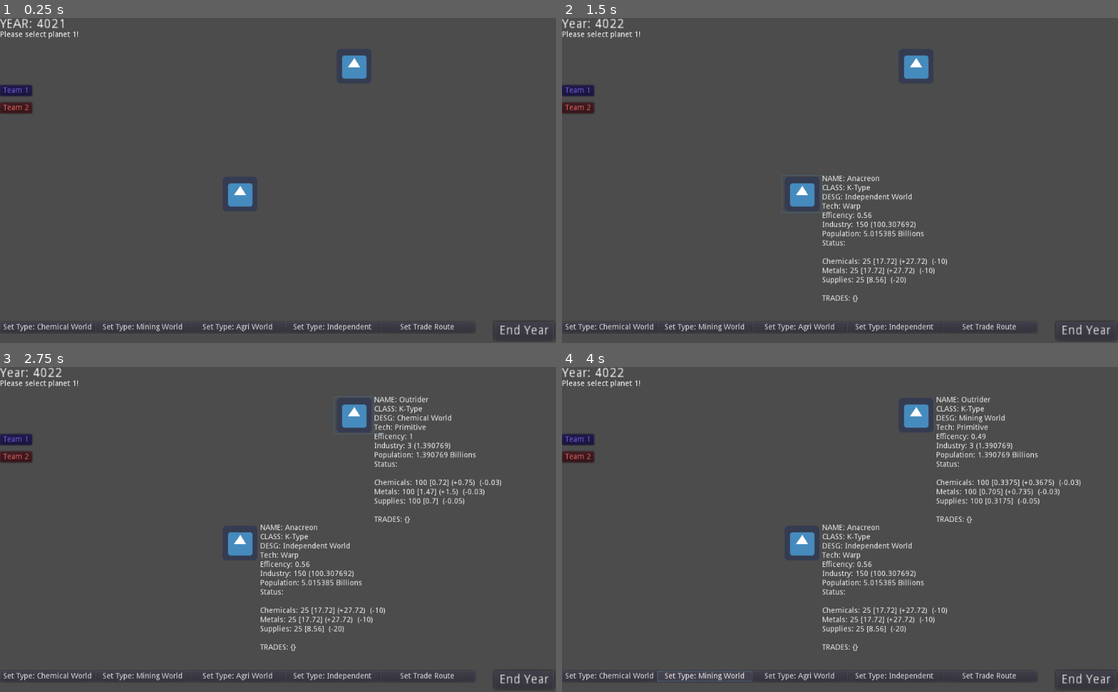
Above: before the commit, frames 1-4 (two rows, left to right).
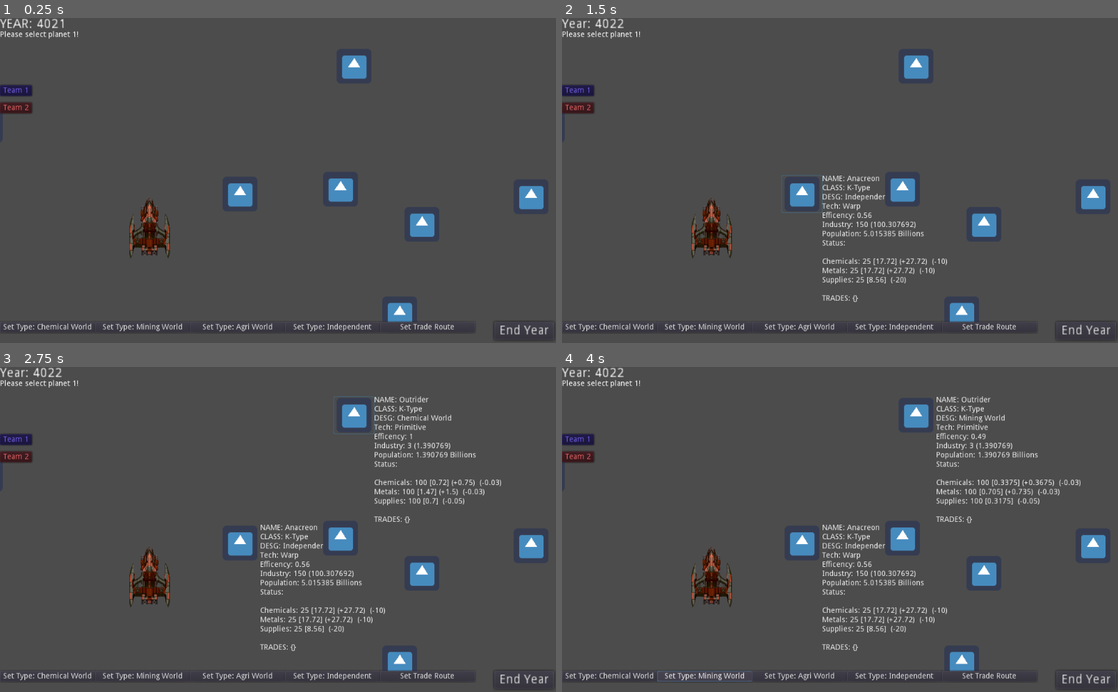
Above: after the commit, the same moments.

Repository: Nore5515/Anacreon4022
Game: Godot game, scene res://Main.tscn
The game is run twice, just before and just after one commit, with the same random seed, the same clock (stepped at 60 frames per second) and the same inputs. The engine's default icon, where the game draws it, is replaced by a stand-in: a white triangle on a blue panel in a dark square.
Inputs:
- Up to frame 1 (0.25 s): no input
- Up to frame 2 (1.5 s): click "End Year" at 0.5 s; click "NAME: Anacreon CLASS: K-Type …" at 1.25 s
- Up to frame 3 (2.75 s): click "NAME: Outrider CLASS: K-Type …" at 2 s
- Up to frame 4 (4 s): click "Set Type: Chemical World" at 2.75 s; click "Set Type: Mining World" at 3.5 s

The runs differ from the first frame. In frame 1, 1.9% of the frame differs, in the area x 23-98%, y 49-94%; in frame 2, 1.9%; in frame 3, 1.9%; in frame 4, 1.9%.

Commit message:
added little trade ships

Diff:
--- a/EndYear.gd
+++ b/EndYear.gd
@@ -8,6 +8,8 @@
 		planet.endYear()
 	year += 1
 	get_parent().get_node("Label").text = "Year: " + String(year)
+	get_parent().get_parent().get_node("TradeArtManager").clearAllShips()
+	get_parent().get_parent().get_node("TradeArtManager").addShips()
 
 
 func adjustPlanetGrowth(planet):
--- a/Main.tscn
+++ b/Main.tscn
@@ -11,6 +11,8 @@
 [ext_resource path="res://Planet.tscn" type="PackedScene" id=9]
 [ext_resource path="res://Imports/icon.png" type="Texture" id=10]
 [ext_resource path="res://TeamButton.gd" type="Script" id=11]
+[ext_resource path="res://Imports/ship.png" type="Texture" id=12]
+[ext_resource path="res://TradeArtManager.gd" type="Script" id=13]
 
 [node name="Main" type="Node2D"]
 script = ExtResource( 6 )
@@ -18,7 +20,11 @@
 "_edit_horizontal_guides_": [ -17.8393 ]
 }
 
+[node name="TradeArtManager" type="Node2D" parent="."]
+script = ExtResource( 13 )
+
 [node name="Line2D" type="Line2D" parent="."]
+default_color = Color( 0.4, 0.501961, 1, 0.415686 )
 
 [node name="Planet" parent="." instance=ExtResource( 9 )]
 worldName = "Anacreon"
@@ -78,7 +84,7 @@
 
 [node name="PlanetGenerator" type="Node2D" parent="."]
 script = ExtResource( 8 )
-planetCount = 3
+planetCount = 10
 radius = 1000.0
 
 [node name="CanvasLayer" type="CanvasLayer" parent="."]
@@ -320,6 +326,11 @@
 __meta__ = {
 "_edit_use_anchors_": false
 }
+
+[node name="ship" type="Sprite" parent="."]
+position = Vector2( 274.205, 387.79 )
+scale = Vector2( 0.434346, 0.434346 )
+texture = ExtResource( 12 )
 [connection signal="pressed" from="Planet2" to="Planet2" method="_on_Planet_pressed"]
 [connection signal="pressed" from="CanvasLayer/EndYear" to="CanvasLayer/EndYear" method="_on_EndYear_pressed"]
 [connection signal="pressed" from="CanvasLayer/SetChem" to="CanvasLayer/Hub" method="_on_SetChem_pressed"]
--- /dev/null
+++ b/TradeArtManager.gd
@@ -0,0 +1,26 @@
+extends Node2D
+
+
+var allTrades = {
+
+}
+
+func addTrade (from, to):
+	allTrades[from] = to
+
+func removeTrade (from, to):
+	allTrades.keys().erase(from)
+
+func clearAllShips():
+	for child in get_children():
+		call_deferred("queue_free", child)
+
+func addShips():
+	for key in allTrades.keys():
+		var sprite = Sprite.new()
+		sprite.texture = load("res://Imports/ship.png")
+		add_child(sprite)
+		sprite.scale = Vector2(0.1, 0.1)
+		sprite.position = (key + allTrades[key]) * 0.5
+		sprite.look_at(allTrades[key])
+		sprite.rotate(PI*0.5)
--- a/TradePanel.gd
+++ b/TradePanel.gd
@@ -31,15 +31,21 @@
 func _on_Done_pressed():
 
 	var line = false
+	var exporter
+	var importer
 	# Outgoing chems
 	if chemTrade > 0:
 		world1.addTrades(world2.worldName, "chem", -chemTrade)
 		world2.addTrades(world1.worldName, "chem", chemTrade)
 		line = true
+		exporter = world1
+		importer = world2
 	elif chemTrade < 0:
 		world1.addTrades(world2.worldName, "chem", chemTrade)
 		world2.addTrades(world1.worldName, "chem", -chemTrade)
 		line = true
+		exporter = world2
+		importer = world1
 	else:
 		world1.removeTrades(world2.worldName)
 		world2.removeTrades(world1.worldName)
@@ -56,6 +62,15 @@
 		world2Pos.y += world2.rect_size.y * 0.5
 		line2d.add_point(world1Pos, 0)
 		line2d.add_point(world2Pos, 1)
+		line2d.modulate = Color(0.3, 0.3, 1.0, 0.2)
+
+		var exporterPos = exporter.rect_position
+		var importerPos = importer.rect_position
+		exporterPos.x += exporter.rect_size.x * 0.5
+		exporterPos.y += exporter.rect_size.y * 0.5
+		importerPos.x += importer.rect_size.x * 0.5
+		importerPos.y += importer.rect_size.y * 0.5
+		get_parent().get_parent().get_node("TradeArtManager").addTrade(exporterPos, importerPos)
 
 
 # In means going from 2 to 1
Binary file added: Imports/ship.png
Not shown, added: Imports/ship.png.import
Not shown: 1 places in Main.tscn that only renumber resources
